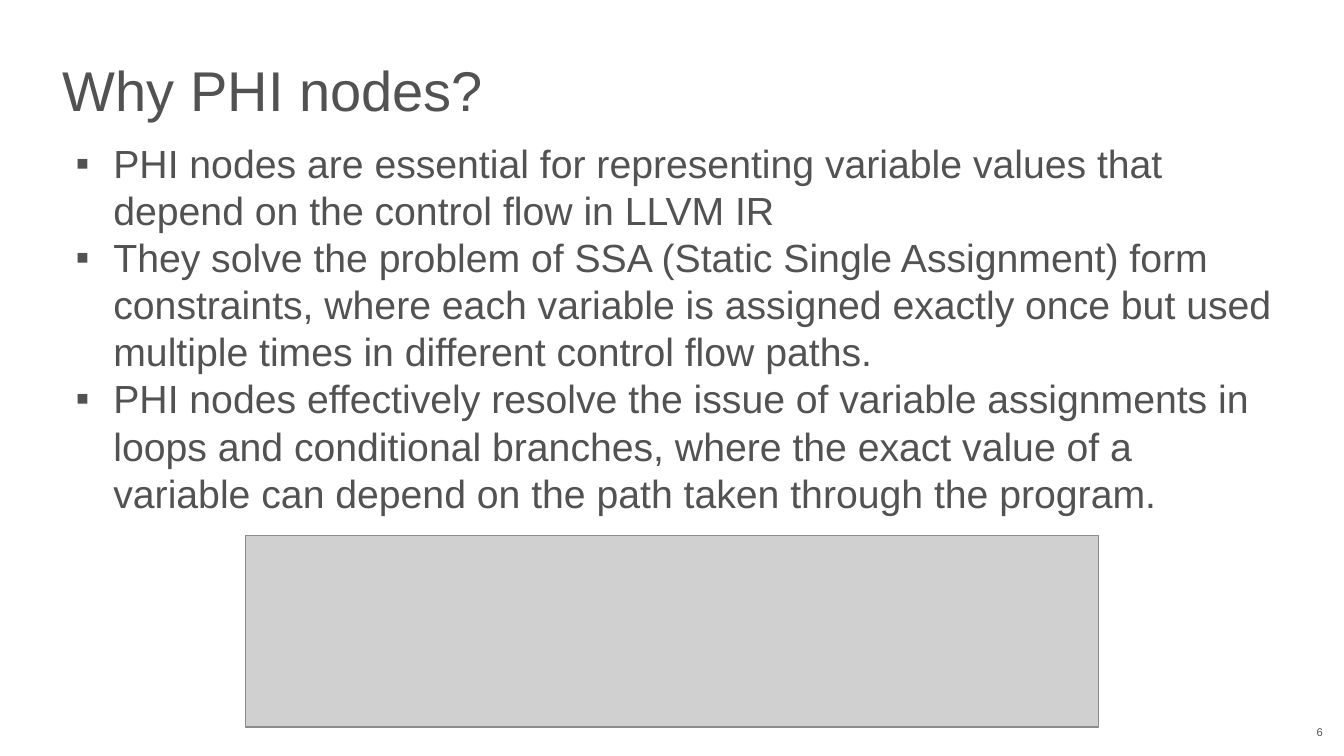
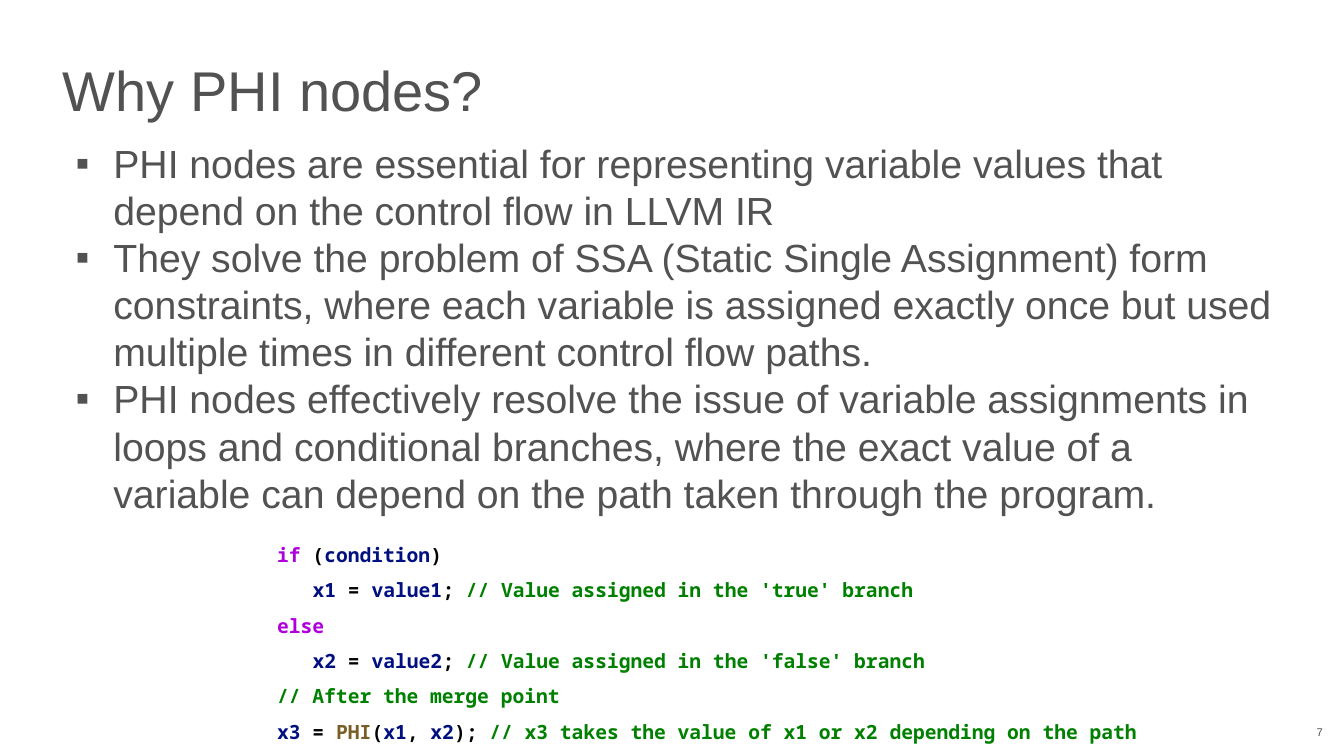
Before and after one commit to NN-complr-tech/Complr-course-lectures, a slide deck: slide 7 of 05-Optimizations-1.pptx (slide 6 before the commit). Drawn at 1344x756 pixels with LibreOffice and Linux fonts; fonts in the diff are those of the drawing; grey boxes stand for pictures. Boxes give left, top, right and bottom in pixels: in the first picture for what was removed or moved away, otherwise in the second. Text is boxed around its words. In the diff, an @@ line names an element or a change of style, - is before the commit and + after.

```diff
--- a/05-Optimizations-1.pptx
+++ b/05-Optimizations-1.pptx
@@ picture removed at bbox=[246, 535, 1099, 727] @@
@@ text added at bbox=[277, 546, 1137, 744], 14 pt, text #008000, bold @@
+if (condition)
+x1 = value1; // Value assigned in the 'true' branch
+else
+x2 = value2; // Value assigned in the 'false' branch
+// After the merge point
+x3 = PHI(x1, x2); // x3 takes the value of x1 or x2 depending on the path taken
@@ page number at bbox=[1317, 728, 1323, 736]: text changed @@
-6
+7
```
Also in this commit, not shown: 22 other slides changed, 3 slides added, 1 slide removed.
